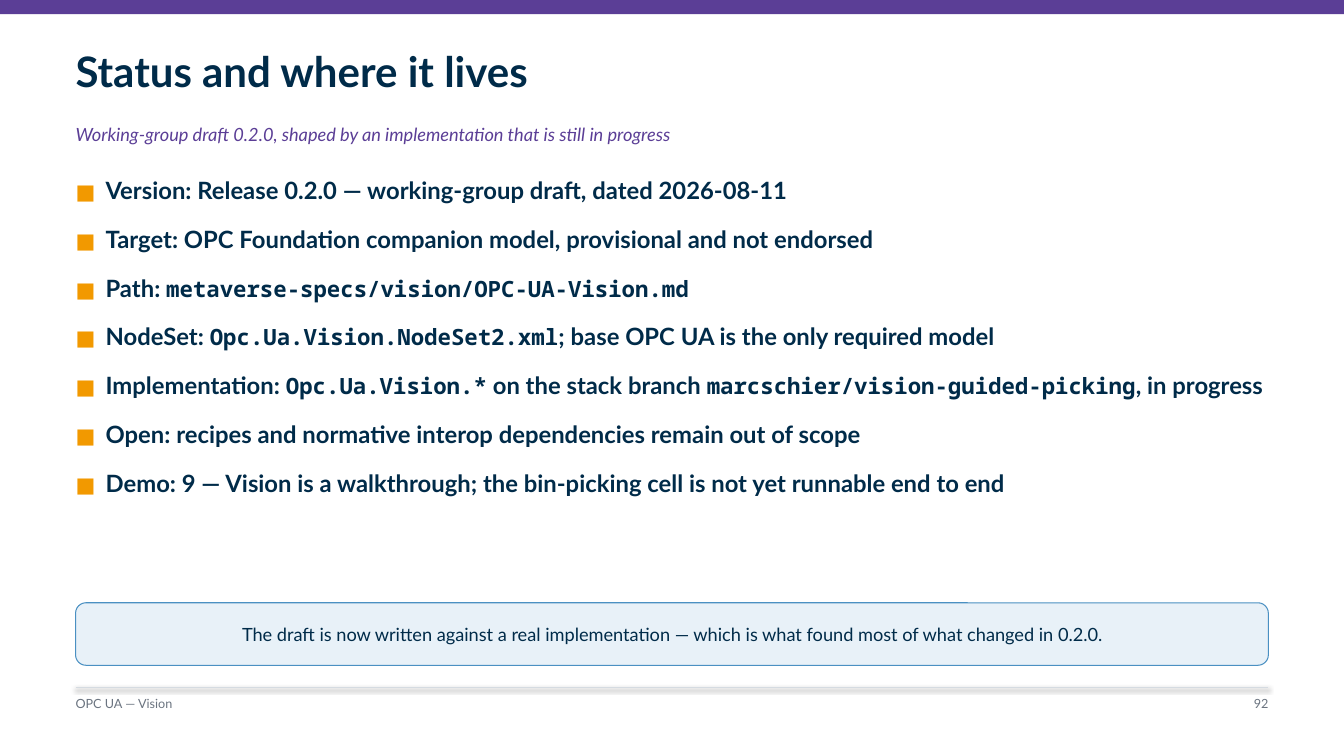
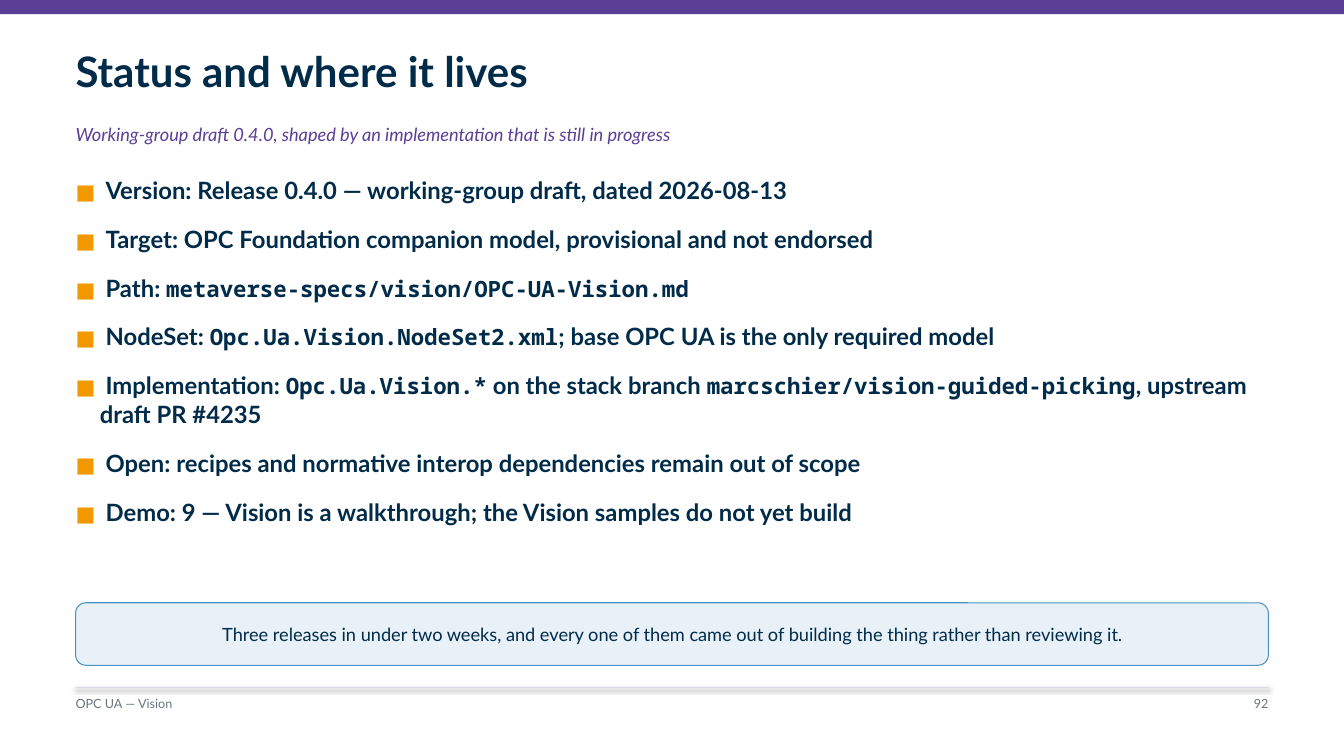
Before and after one commit to marcschier/opcua-drafts, a slide deck: slide 92 of decks/OPC-UA-Drafts-Overview.pptx. Drawn at 1344x756 pixels with LibreOffice and Linux fonts; fonts in the diff are those of the drawing. Boxes give left, top, right and bottom in pixels: in the first picture for what was removed or moved away, otherwise in the second. Text is boxed around its words. In the diff, an @@ line names an element or a change of style, - is before the commit and + after.

```diff
--- a/decks/OPC-UA-Drafts-Overview.pptx
+++ b/decks/OPC-UA-Drafts-Overview.pptx
@@ text at (76, 127, 671, 145): text changed @@
-Working-group draft 0.2.0, shaped by an implementation that is still in progress
+Working-group draft 0.4.0, shaped by an implementation that is still in progress
@@ text at (106, 181, 787, 204): text changed @@
-■ Version: Release 0.2.0 — working-group draft, dated 2026-08-11
+■ Version: Release 0.4.0 — working-group draft, dated 2026-08-13
@@ text at (100, 376, 1247, 424): text changed; size 16 to 17 pt; font Noto Sans Mono to Lato @@
-■ Implementation: Opc.Ua.Vision.* on the stack branch marcschier/vision-guided-picking, in progress
+■ Implementation: Opc.Ua.Vision.* on the stack branch marcschier/vision-guided-picking, upstream draft PR #4235
@@ text at (106, 503, 851, 526): text changed @@
-■ Demo: 9 — Vision is a walkthrough; the bin-picking cell is not yet runnable end to end
+■ Demo: 9 — Vision is a walkthrough; the Vision samples do not yet build
@@ text in rounded rectangle at (222, 627, 1122, 645): text changed @@
-The draft is now written against a real implementation — which is what found most of what changed in 0.2.0.
+Three releases in under two weeks, and every one of them came out of building the thing rather than reviewing it.
```
Also in this commit, not shown: 7 other slides changed, 11 other files.
